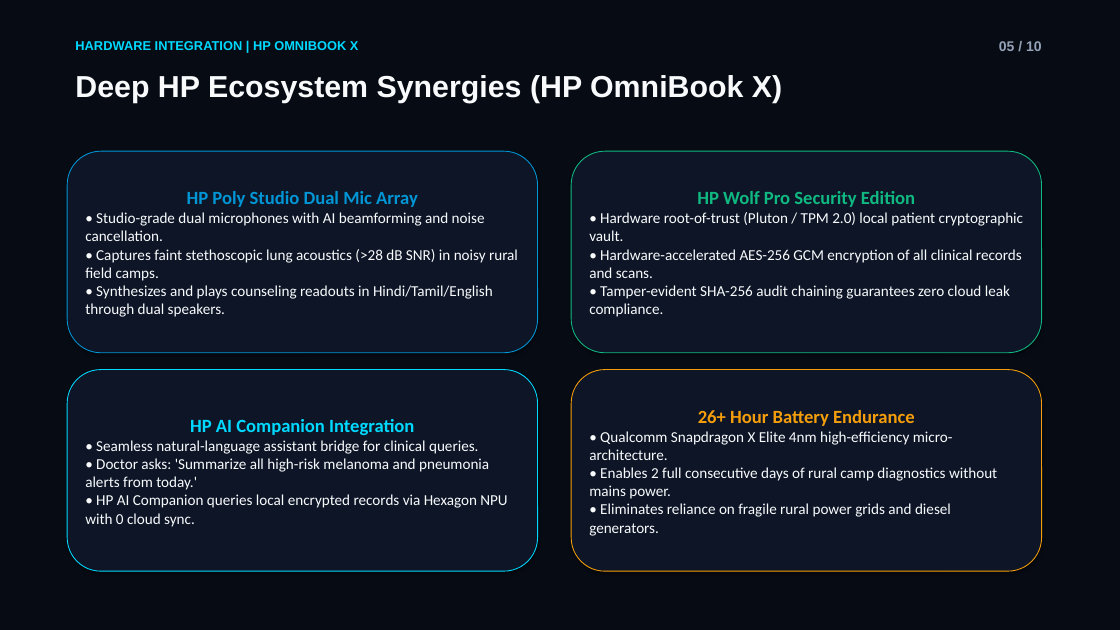
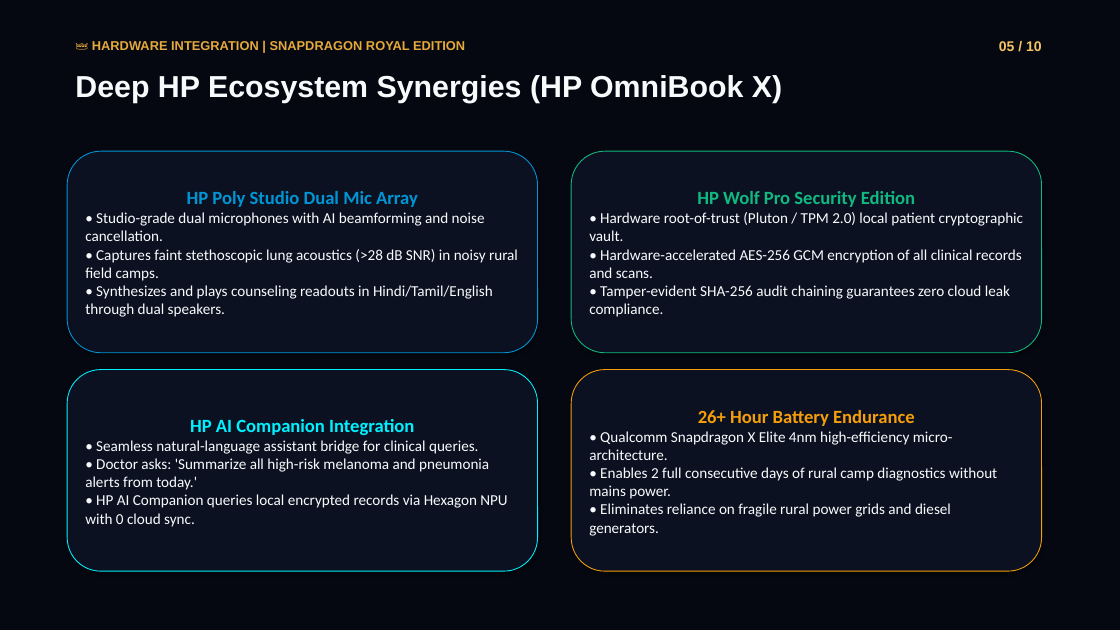
Before and after one commit to Advik123987/omnicare-snapdragon-ai, a slide deck: slide 5 of submission_files/OmniCare_AI_Snapdragon_Pitch_Presentation.pptx. Drawn at 1120x630 pixels with LibreOffice and Linux fonts; fonts in the diff are those of the drawing. Boxes give left, top, right and bottom in pixels: in the first picture for what was removed or moved away, otherwise in the second. Text is boxed around its words. In the diff, an @@ line names an element or a change of style, - is before the commit and + after.

Commit message:
feat(clinical-ai): integrate Monk scale, Optical IQA, friction suppression, and epistemic uncertainty

```diff
--- a/submission_files/OmniCare_AI_Snapdragon_Pitch_Presentation.pptx
+++ b/submission_files/OmniCare_AI_Snapdragon_Pitch_Presentation.pptx
@@ rectangle at box(0, 0, 1120, 630): fill #070B14 to #050811; outline #070B14 0.75 pt to #050811 0.75 pt @@
@@ text at box(92, 41, 465, 50): text changed; text colour #00D9FF to #E5A93C @@
-HARDWARE INTEGRATION | HP OMNIBOOK X
+👑 HARDWARE INTEGRATION | SNAPDRAGON ROYAL EDITION
@@ text "05 / 10" at box(999, 41, 1042, 51): text colour #94A3B8 to #F5C563 @@
@@ rounded rectangle "HP AI Companion Integration" at box(67, 370, 538, 571): fill #0D1526 to #0B1120; outline #00D9FF 0.75 pt to #00F0FF 0.75 pt @@
@@ text in rounded rectangle at box(190, 419, 414, 435): text colour #00D9FF to #00F0FF in "HP AI Companion Integration" @@
```
Also in this commit, not shown: 9 other slides changed, 16 other files.
